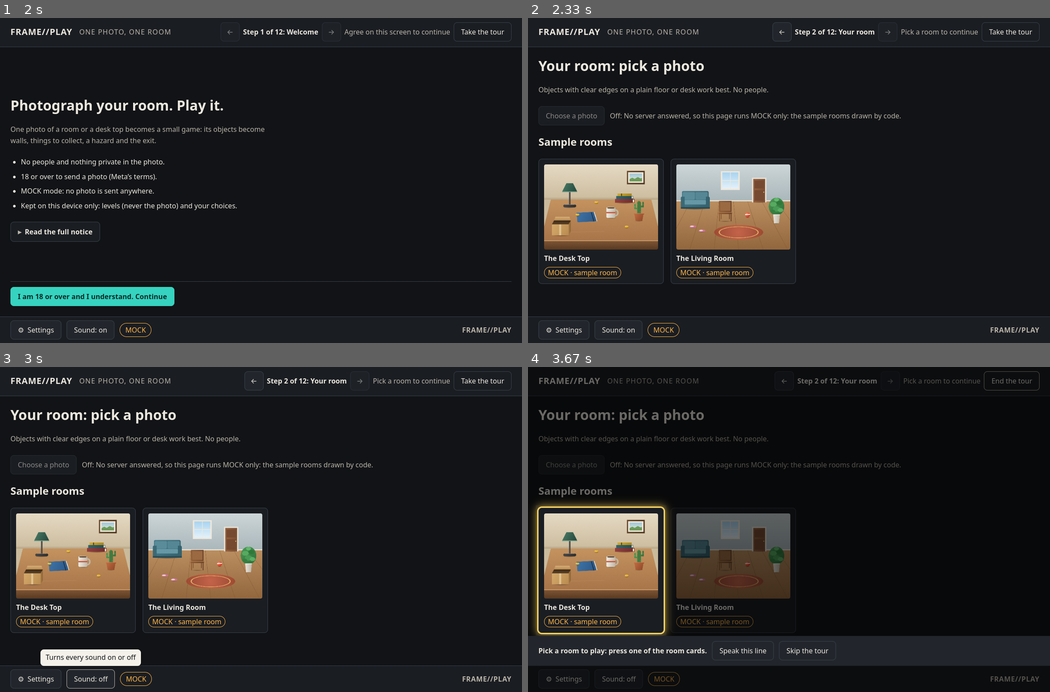
Above: before the commit, frames 1-4 (two rows, left to right).
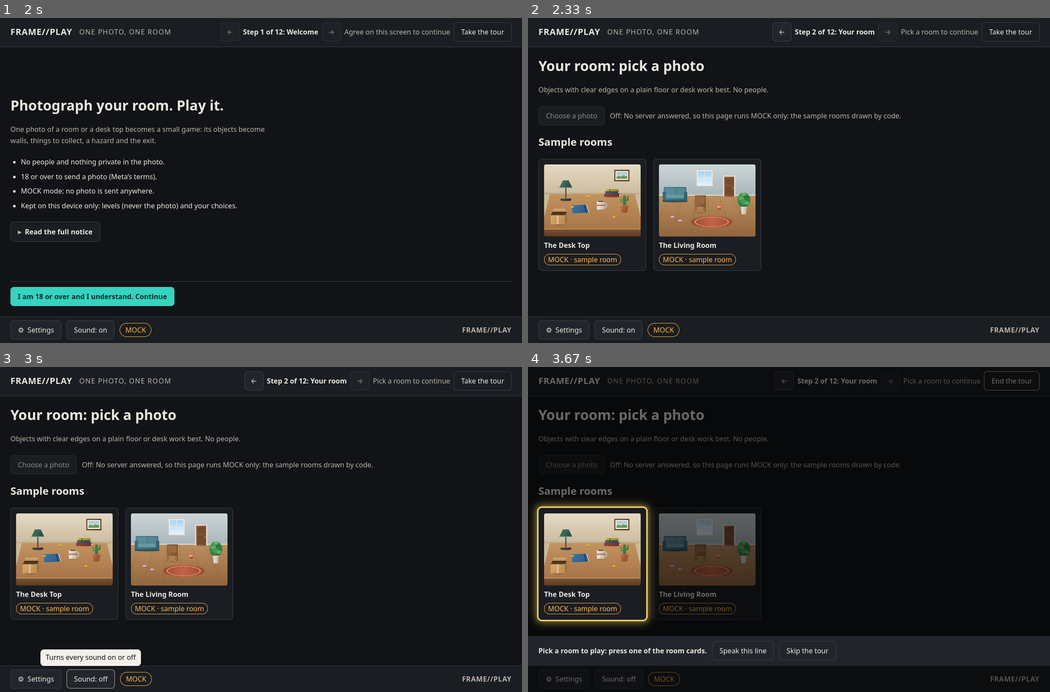
Above: after the commit, the same moments.

Repository: darkAbacus247/frame-play
Game: browser game, page index.html
Two runs of this game, one before a commit and one after it. Both use one fixed random seed, a clock stepped at 60 frames per second and the inputs below.
Inputs (mouse positions are in pixels of both pictures, inside the frame that each line leads up to):
- Up to frame 1 (2 s): click (261, 180) at 0.27 s; click "⚙ Settings" at 1.27 s; tap Escape at 1.52 s; click "Start over from Step 1" at 1.77 s
- Up to frame 2 (2.33 s): click "I am 18 or over and I underst…" at 2.02 s
- Up to frame 3 (3 s): click "Sound: on" at 2.77 s
- Up to frame 4 (3.67 s): click "Take the tour" at 3.52 s

Frame 1 is identical in both runs. In frame 2, 8.9% of the frame differs, in the area x 2-52%, y 43-82%; in frame 3, 8.9%; in frame 4, 8.6%.

Commit message:
F16: no fitted picture overshoots by a fraction; the tour offer never makes a fitted screen scroll
The reveal and the play board now read the space they fill rounded down
and what they take from it rounded up (src/ui.js ceilH, ceilW, floorW,
spaceH), never offsetHeight or clientHeight, so a 38.39 px heading can no
longer push main 1 px into a scrollbar. The reveal also re-fits when main
changes height.

The tour offer, which opens by itself, is measured in the same task it is
drawn and taken back before paint if main or a bar body would scroll, then
tried again on a later step (src/tour.js offerFits, offerDue notOn).

The layout model counts auto-fill tracks from the maximum size, as
browsers do; the room cards are capped at 15.5rem so three share a row at
839 px. The fit test has no tolerance any more.

Co-Authored-By: Claude Opus 5.5 <noreply@anthropic.com>

Diff:
--- a/app.js
+++ b/app.js
@@ -8,9 +8,9 @@
 import { Synth } from './src/audio.js';
 import { readPref, writePref, soundOn, setSound } from './src/store.js';
 import * as S from './src/store.js';
-import { el, showCard, cardOpen, initTooltips, speak, hideTip, holdBar, reserveHeight } from './src/ui.js';
+import { el, showCard, cardOpen, initTooltips, speak, hideTip, holdBar, reserveHeight, ceilH, floorW, spaceH } from './src/ui.js';
 import * as R from './src/road.js';
-import { tourStep, offerDue, shouldPulse, veilRects } from './src/tour.js';
+import { tourStep, offerDue, offerFits, shouldPulse, veilRects } from './src/tour.js';
 import { describeRoom, stepsAway } from './src/words.js';
 import { acceptReply } from './src/reply.js';
 import { readPhoto, previewPhoto, sendPhoto, canvasJpeg, decodeToCanvas, pixelsOf } from './src/photo.js';
@@ -47,7 +47,7 @@
   pulsed: false,
   headerStep: 0, // the step the header was last drawn for
   missingWhy: null, // the header's reason while a room's level is missing
-  tour: { on: false, offered: false, lastProgress: Date.now() },
+  tour: { on: false, offered: false, lastProgress: Date.now(), notOn: null },
 };
 
 const audio = new Synth();
@@ -507,15 +507,15 @@
   });
   main.replaceChildren(section);
   // the heading, the picture and the info's first lines fit main together
+  // (src/ui.js: the space rounded down, what is taken from it rounded up,
+  // so the picture never overshoots by a fraction of a pixel)
   const maxHeight = () => {
-    const m = $('main');
-    const cs = getComputedStyle(m);
     const gap = parseFloat(getComputedStyle(section).rowGap) || 0;
     return revealHeight({
-      width: pic.clientWidth, aspect: level.picture.height / level.picture.width,
-      spaceH: m.clientHeight - parseFloat(cs.paddingTop) - parseFloat(cs.paddingBottom),
-      headH: section.querySelector('h1').offsetHeight, gap,
-      infoH: info.offsetHeight, beside: info.offsetLeft > pic.offsetLeft + 1,
+      width: floorW(pic), aspect: level.picture.height / level.picture.width,
+      spaceH: spaceH($('main')),
+      headH: ceilH(section.querySelector('h1')), gap,
+      infoH: ceilH(info), beside: info.getBoundingClientRect().left > pic.getBoundingClientRect().left + 1,
     });
   };
   A.reveals.push(mountReveal(pic, { level, rt, picture: entry.picture, ui: uiFlags, maxHeight }));
@@ -805,17 +805,26 @@
   if (o) $('tour-strip').replaceChildren();
 }
 
+// Drawn, measured and, if it would make a fitted screen scroll, taken back
+// in the same task, before anything is painted (src/tour.js offerFits).
 function showOffer() {
-  A.tour.offered = true;
   $('tour-strip').replaceChildren(el('div', { class: 'inner offer' }, [
     el('p', { text: 'New here? Take the tour.' }),
     el('button', { type: 'button', class: 'btn', text: 'Take the tour', tip: 'A short guided tour, one step at a time', onclick: startTour }),
     el('button', { type: 'button', class: 'btn quiet', text: 'Not now', tip: 'Hides this offer for this visit', onclick: hideOffer }),
   ]));
+  const m = $('main');
+  const barsOver = [...m.querySelectorAll('.bar-body')].some((b) => b.scrollHeight > b.clientHeight);
+  if (!offerFits({ scrollH: m.scrollHeight, clientH: m.clientHeight, barsOver })) {
+    $('tour-strip').replaceChildren();
+    A.tour.notOn = A.road.step;
+    return;
+  }
+  A.tour.offered = true;
 }
 
 setInterval(() => {
-  if (offerDue({ now: Date.now(), lastProgress: A.tour.lastProgress, offered: A.tour.offered, tourOn: A.tour.on, cardOpen: cardOpen() })) showOffer();
+  if (offerDue({ now: Date.now(), lastProgress: A.tour.lastProgress, offered: A.tour.offered, tourOn: A.tour.on, cardOpen: cardOpen(), step: A.road.step, notOn: A.tour.notOn })) showOffer();
   if (A.tour.on) lightControl();
 }, 1000);
 addEventListener('resize', () => { if (A.tour.on) lightControl(); });
--- a/src/game.js
+++ b/src/game.js
@@ -5,7 +5,7 @@
 import { Renderer, fitSize, unlockPulse } from './render.js';
 import { ruleRow, announce, endCardWords } from './words.js';
 import { objectWords } from './level.js';
-import { el, boardRoom } from './ui.js';
+import { el, boardRoom, ceilH, ceilW, floorW, spaceH } from './ui.js';
 
 const KEY_DIRS = {
   ArrowUp: [0, -1], ArrowDown: [0, 1], ArrowLeft: [-1, 0], ArrowRight: [1, 0],
@@ -25,7 +25,7 @@
   let timer = 0;
   const draw = () => renderer.draw(null, { ...ui(), reveal: true, outlineCount: count, walls });
   const fit = () => {
-    const w = root.clientWidth;
+    const w = floorW(root);
     const h = maxHeight ? maxHeight() : (w * level.picture.height) / level.picture.width;
     const f = fitSize(Math.max(80, w), Math.max(60, h), level.picture.width, level.picture.height);
     renderer.resize(f.cssW, f.cssH, globalThis.devicePixelRatio || 1);
@@ -33,6 +33,10 @@
   };
   const ro = new ResizeObserver(fit);
   ro.observe(root);
+  // main too: when the tour strip or the settings drawer takes height from
+  // it, the reveal gives way, and grows back when they close
+  const host = root.closest('main');
+  if (host) ro.observe(host);
   if (count < n) {
     timer = setInterval(() => {
       count++;
@@ -218,18 +222,18 @@
   let fitted = '';
   const ro = new ResizeObserver(() => {
     if (!wrap.isConnected) return;
-    const ms = getComputedStyle(root);
     const ps = getComputedStyle(wrap);
     const rem = parseFloat(getComputedStyle(document.documentElement).fontSize) || 16;
+    // the space rounded down, what is taken from it rounded up (ui.js)
     const room = boardRoom({
-      playW: wrap.clientWidth,
-      spaceH: root.clientHeight - parseFloat(ms.paddingTop) - parseFloat(ms.paddingBottom),
-      ruleH: rule.offsetHeight,
-      labelH: label.offsetHeight,
+      playW: floorW(wrap),
+      spaceH: spaceH(root),
+      ruleH: ceilH(rule),
+      labelH: ceilH(label),
       rowGap: parseFloat(ps.rowGap) || 0,
       colGap: parseFloat(ps.columnGap) || 0,
-      sideW: side.offsetWidth,
-      sideH: side.offsetHeight,
+      sideW: ceilW(side),
+      sideH: ceilH(side),
       sideBeside: /"stage side"/.test(ps.gridTemplateAreas),
       minH: (parseFloat(ps.getPropertyValue('--stage-min')) || 12) * rem,
     });
--- a/src/tour.js
+++ b/src/tour.js
@@ -30,9 +30,18 @@
 }
 
 // The small offer appears once per visit, after OFFER_AFTER_MS without
-// progress, never while the tour runs or a card is up.
-export function offerDue({ now, lastProgress, offered, tourOn, cardOpen }) {
-  return !offered && !tourOn && !cardOpen && now - lastProgress >= OFFER_AFTER_MS;
+// progress, never while the tour runs or a card is up, and not again on a
+// step where it did not fit (step, notOn).
+export function offerDue({ now, lastProgress, offered, tourOn, cardOpen, step = 0, notOn = null }) {
+  return !offered && !tourOn && !cardOpen && step !== notOn && now - lastProgress >= OFFER_AFTER_MS;
+}
+
+// The offer takes its height from main (the page grid's tour row). It may
+// stay only if main and any bar body still fit without scrolling, measured
+// in whole pixels the moment it is drawn; otherwise it is taken back before
+// it is painted and offered again on a later step.
+export function offerFits({ scrollH, clientH, barsOver = false }) {
+  return scrollH <= clientH && !barsOver;
 }
 
 // The veil: four rectangles around the lit control (grown by a margin),
--- a/src/ui.js
+++ b/src/ui.js
@@ -90,6 +90,20 @@
   ro.observe(bar);
   decide();
   return ro;
+}
+
+// ---- reads for sizing, rounded the safe way ----
+// A picture sized to fill exactly the space left must never overshoot it:
+// offsetHeight and clientHeight round to whole pixels (a 38.39 px heading
+// reads 38), and a fraction of a pixel too much makes main scroll. So what
+// is taken away is rounded up, and the space rounded down.
+export const ceilH = (e) => Math.ceil(e.getBoundingClientRect().height);
+export const ceilW = (e) => Math.ceil(e.getBoundingClientRect().width);
+export const floorW = (e) => Math.floor(e.getBoundingClientRect().width);
+// a box's inner height (no border by rule), rounded down
+export function spaceH(host) {
+  const cs = getComputedStyle(host);
+  return Math.floor(host.getBoundingClientRect().height) - parseFloat(cs.paddingTop) - parseFloat(cs.paddingBottom);
 }
 
 // ---- the room the play board may take ----
--- a/styles.css
+++ b/styles.css
@@ -319,7 +319,8 @@
 /* ---- rooms ---- */
 .advice { color: var(--muted); }
 .why { color: var(--muted); }
-.room-cards { display: grid; gap: var(--s4); grid-template-columns: repeat(auto-fill, minmax(14rem, 18rem)); }
+/* at most 15.5rem a card, so three share one row in an 839 px window */
+.room-cards { display: grid; gap: var(--s4); grid-template-columns: repeat(auto-fill, minmax(14rem, 15.5rem)); }
 .room-card {
   display: grid; gap: var(--s2); padding: var(--s3); text-align: left;
   border: 1px solid var(--line); border-radius: var(--radius); background: var(--panel); cursor: pointer;
--- a/tests/fit.test.js
+++ b/tests/fit.test.js
@@ -4,14 +4,17 @@
 // font, under the header each step really draws.
 //
 // Explicit exceptions, by design: what the player opens (a disclosure,
-// Describe this room, the settings drawer, the tour strip) may make main
-// scroll; screens are measured as they first appear. The play screen is
-// laid out by its own model in tests/layout.test.js.
+// Describe this room, the settings drawer, the tour once the player starts
+// it) may make main scroll; screens are measured as they first appear. The
+// tour offer opens by itself, so it is no exception: the page takes it back
+// where it would not fit (tested below). The play screen is laid out by its
+// own model in tests/layout.test.js.
 import test from 'node:test';
 import assert from 'node:assert/strict';
 import { readFileSync } from 'node:fs';
 import { installFakeDocument } from './fakedom.js';
-import { el } from '../src/ui.js';
+import { el, ceilH, spaceH } from '../src/ui.js';
+import { offerFits } from '../src/tour.js';
 import * as V from '../src/screens.js';
 import * as R from '../src/road.js';
 import { loadRoom } from '../src/rooms.js';
@@ -121,11 +124,12 @@
   const kids = s.section.children[1].children;
   const cols = L.tracks(st, width, L.gaps(st).col, kids, gridChain, { size: 16, weight: 400, lh: 1.5 });
   const beside = cols.length > 1;
-  const infoH = L.measure(s.reveal.v.info, gridChain, beside ? cols[1] : width).h;
-  const headH = L.measure(s.section.children[0], chain, width).h;
+  // read as the page reads them (src/ui.js ceilH, spaceH)
+  const infoH = Math.ceil(L.measure(s.reveal.v.info, gridChain, beside ? cols[1] : width).h);
+  const headH = Math.ceil(L.measure(s.section.children[0], chain, width).h);
   const gap = L.gaps(styleOf(chain, L.vw, L.vh)).row;
   return {
-    'found-pic': (w) => Math.floor(V.revealHeight({ width: w, aspect: level.picture.height / level.picture.width, spaceH: space, headH, gap, infoH, beside })),
+    'found-pic': (w) => Math.floor(V.revealHeight({ width: Math.floor(w), aspect: level.picture.height / level.picture.width, spaceH: Math.floor(space), headH, gap, infoH, beside })),
   };
 }
 
@@ -141,12 +145,85 @@
           ({ space, width, layout } = mainSpace(vw, vh, head, mode, { pictures }));
         }
         const h = screenHeight(layout, s.section, width);
-        report.push(`${mode} · ${s.name}: ${Math.round(h)} of ${Math.round(space)}px`);
-        assert.ok(h <= space + 0.5, `${vw}x${vh} ${mode} · ${s.name}: ${Math.round(h)}px of content in ${Math.round(space)}px of main\n${report.join('\n')}`);
+        report.push(`${mode} · ${s.name}: ${h.toFixed(2)} of ${space.toFixed(2)}px`);
+        // no tolerance: a fraction of a pixel too much paints a scrollbar
+        assert.ok(h <= space, `${vw}x${vh} ${mode} · ${s.name}: ${h.toFixed(2)}px of content in ${space.toFixed(2)}px of main\n${report.join('\n')}`);
+        spare.push({ name: `${vw}x${vh} ${mode} · ${s.name}`, spare: space - h });
       }
     }
   });
 }
+
+// The page's own read helpers (src/ui.js) on a fake element with a
+// fractional size.
+const box = (height, width = 0) => ({ getBoundingClientRect: () => ({ height, width }) });
+
+test('a fitted reveal never overshoots by a fraction of a pixel', () => {
+  // h1 at 2rem x 1.2 (38.390625 at 1/64 px), main 729.77 px with 24 px padding
+  globalThis.getComputedStyle = () => ({ paddingTop: '24px', paddingBottom: '24px' });
+  const main = box(729.77);
+  const lines = 25.59375;
+  let checked = 0;
+  for (const headH of [38.390625, 28.796875]) {
+    for (let n = 1; n <= 4; n++) {
+      for (const device of [false, true]) {
+        // the summary, the device line, the buttons, two closed panels, the label, and their gaps
+        const infoH = n * lines + (device ? lines + 16 : 0) + lines + 44 + 2 * 46 + 4 * 16;
+        const pic = Math.floor(V.revealHeight({ width: 791, aspect: 0.75, spaceH: spaceH(main), headH: ceilH(box(headH)), gap: 24, infoH: ceilH(box(infoH)), beside: false }));
+        const total = 24 + headH + 24 + pic + 24 + infoH + 24;
+        assert.ok(total <= 729.77 && total <= Math.floor(729.77), `h1 ${headH}, ${n} lines${device ? ' + device line' : ''}: ${total.toFixed(3)}px in 729`);
+        checked++;
+      }
+    }
+  }
+  assert.equal(checked, 16);
+  // the old whole-pixel reads (38 and 302 for 38.39 and 302.375) overshoot
+  const old = Math.floor(V.revealHeight({ width: 791, aspect: 0.75, spaceH: 729 - 48, headH: 38, gap: 24, infoH: 302, beside: false }));
+  assert.ok(24 + 38.390625 + 24 + old + 24 + 302.375 + 24 > 729, 'the bug this guards against');
+  assert.equal(Math.floor(V.revealHeight({ width: 791, aspect: 0.75, spaceH: 729 - 48, headH: 39, gap: 24, infoH: 303, beside: false })), old - 2);
+  delete globalThis.getComputedStyle;
+});
+
+test('no picture that fills the space left reads a rounded size', () => {
+  const app = readFileSync(new URL('../app.js', import.meta.url), 'utf8');
+  const game = readFileSync(new URL('../src/game.js', import.meta.url), 'utf8');
+  const reveal = app.slice(app.indexOf('async function screenFound'), app.indexOf('async function screenPlay'));
+  const sizing = game.slice(game.indexOf('export function mountReveal'), game.indexOf('const ro = new ResizeObserver(fit)'))
+    + game.slice(game.indexOf('let fitted ='), game.indexOf('for (const e of [root, wrap, rule, label, side])'));
+  for (const [where, src] of [['app.js screenFound', reveal], ['src/game.js sizing', sizing]]) {
+    assert.ok(src.length > 200, `${where} was found`);
+    assert.doesNotMatch(src, /\.(offsetHeight|offsetWidth|clientHeight|clientWidth)\b/, `${where} reads a rounded size`);
+  }
+});
+
+// The tour offer opens by itself (after 45 s) and takes its height from
+// main. It is 68 px tall at both windows; on every screen with less to
+// spare the page takes it back before it is painted.
+const spare = [];
+test('the tour offer never makes a fitted screen scroll', () => {
+  const strip = el('div', { class: 'tour-strip' }, [el('div', { class: 'inner offer' }, [
+    el('p', { text: 'New here? Take the tour.' }),
+    el('button', { type: 'button', class: 'btn', text: 'Take the tour' }),
+    el('button', { type: 'button', class: 'btn quiet', text: 'Not now' }),
+  ])]);
+  for (const [vw, vh] of WINDOWS) {
+    const L = mainSpace(vw, vh, headFor(1, 'mock'), 'mock').layout;
+    const h = L.measure(strip, [MAIN_CHAIN[0], MAIN_CHAIN[1], MAIN_CHAIN[2]], vw).h;
+    assert.equal(Math.round(h), 68, `${vw}x${vh}: the offer strip`);
+  }
+  const tight = spare.filter((s) => s.spare < 68);
+  assert.ok(tight.length >= 4, `the screens with too little to spare are known: ${tight.map((s) => s.name).join(', ')}`);
+  assert.equal(offerFits({ scrollH: 730, clientH: 729 }), false, 'one pixel over: taken back');
+  assert.equal(offerFits({ scrollH: 729, clientH: 729 }), true);
+  assert.equal(offerFits({ scrollH: 500, clientH: 729, barsOver: true }), false, 'a bar body that would scroll');
+  const app = readFileSync(new URL('../app.js', import.meta.url), 'utf8');
+  const show = app.slice(app.indexOf('function showOffer'), app.indexOf('setInterval('));
+  assert.match(show, /offerFits\(\{ scrollH: m\.scrollHeight, clientH: m\.clientHeight, barsOver \}\)/, 'the page measures main once the offer is in');
+  assert.match(show, /\$\('tour-strip'\)\.replaceChildren\(\);\s*A\.tour\.notOn = A\.road\.step;\s*return;/, 'and takes it back, to try on a later step');
+  assert.ok(app.includes('step: A.road.step, notOn: A.tour.notOn })) showOffer();'), 'not offered again on that step');
+  const game = readFileSync(new URL('../src/game.js', import.meta.url), 'utf8');
+  assert.match(game, /const host = root\.closest\('main'\);\s*if \(host\) ro\.observe\(host\);/, 'the reveal re-fits when main changes height');
+});
 
 test('the reveal picture gives way so the heading, the summary and the buttons stay in view', () => {
   // one column: the info's height comes off the picture; beside it, only the heading's
--- a/tests/layoutmodel.js
+++ b/tests/layoutmodel.js
@@ -346,7 +346,9 @@
       if (/^\d+$/.test(rep[1])) { for (let i = 0; i < +rep[1]; i++) toks.push(rep[2]); continue; }
       const mm = /^minmax\(([^,]+),\s*(.+)\)$/.exec(rep[2]);
       const lo = this.len(mm ? mm[1] : rep[2]), hi = mm ? this.len(mm[2]) : lo;
-      const n = Math.max(1, Math.floor((inner + col) / (lo + col)));
+      // as browsers do: the number of tracks comes from the maximum size
+      // when it is definite, else from the minimum
+      const n = Math.max(1, Math.floor((inner + col) / ((hi ?? lo) + col)));
       const w = hi == null ? (inner - col * (n - 1)) / n : Math.min(hi, (inner - col * (n - 1)) / n);
       return Array(n).fill(w);
     }
--- a/tests/shell.test.js
+++ b/tests/shell.test.js
@@ -57,6 +57,8 @@
   assert.equal(offerDue({ ...base, tourOn: true }), false);
   assert.equal(offerDue({ ...base, cardOpen: true }), false);
   assert.equal(offerDue({ ...base, lastProgress: base.now - 1000 }), false);
+  assert.equal(offerDue({ ...base, step: 3, notOn: 3 }), false, 'not again on a step where it did not fit');
+  assert.equal(offerDue({ ...base, step: 4, notOn: 3 }), true, 'tried again on a later step');
 });
 
 test('Take the tour pulses once on a first visit, never under reduced motion', () => {
